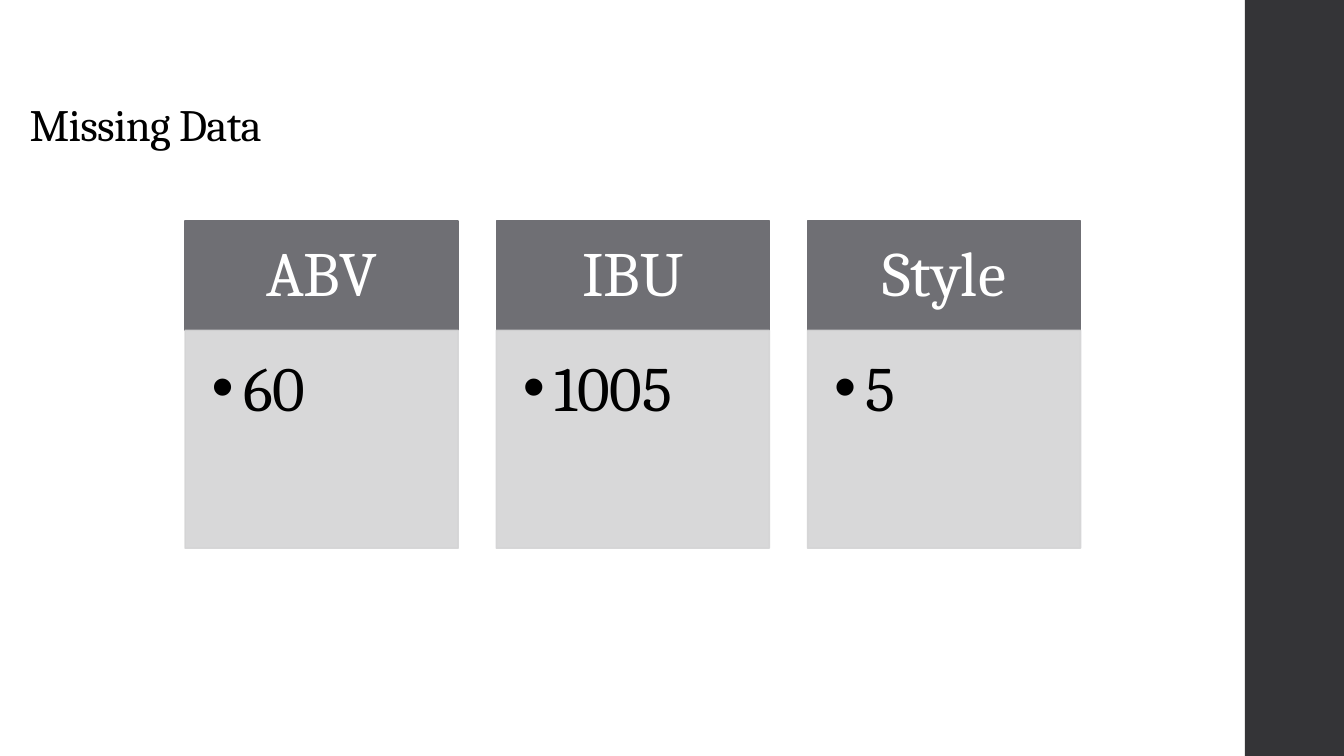
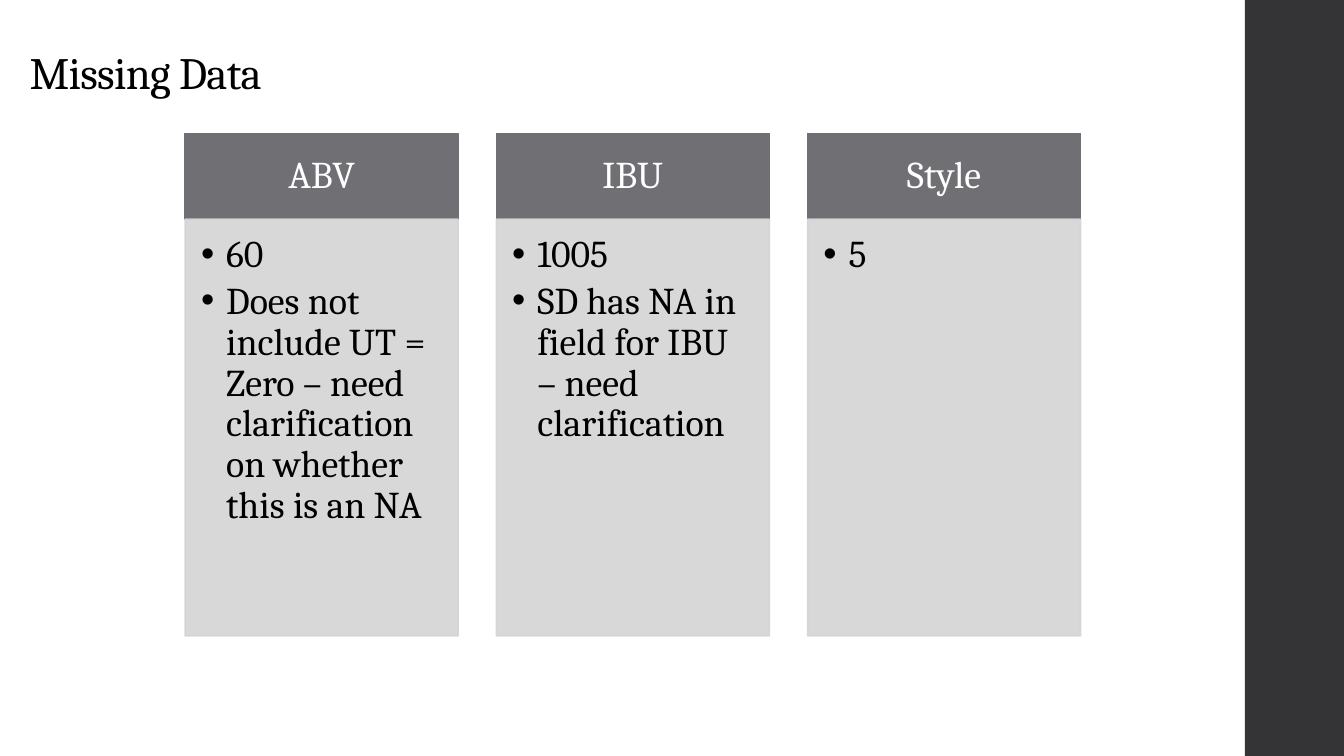
Before and after one commit to atomkins/CaseStudy1, a slide deck: slide 5 of Presentation1.pptx. Drawn at 1344x756 pixels with LibreOffice and Linux fonts; fonts in the diff are those of the drawing. Boxes give left, top, right and bottom in pixels: in the first picture for what was removed or moved away, otherwise in the second. Text is boxed around its words. In the diff, an @@ line names an element or a change of style, - is before the commit and + after.

```diff
--- a/Presentation1.pptx
+++ b/Presentation1.pptx
@@ title "Missing Data": place and size @@
-title "Missing Data" at <box>30,111,262,151</box>
+title "Missing Data" at <box>30,59,262,99</box>
@@ text "ABV": place and size @@
-text "ABV" at <box>266,254,377,296</box>
+text "ABV" at <box>288,163,355,188</box>
@@ rectangle: place and size @@
-rectangle at <box>186,221,459,330</box>
+rectangle at <box>186,133,459,219</box>
@@ text "IBU": place and size @@
-text "IBU" at <box>582,254,683,297</box>
+text "IBU" at <box>602,163,663,188</box>
@@ rectangle: place and size @@
-rectangle at <box>496,221,769,330</box>
+rectangle at <box>496,133,769,219</box>
@@ size 45 to 27 pt; less space between paragraphs in 3 elements at <box>288,163,355,188</box>, <box>602,163,663,188</box>, <box>907,162,981,196</box> @@
@@ text "Style": place and size @@
-text "Style" at <box>882,252,1006,310</box>
+text "Style" at <box>907,162,981,196</box>
@@ rectangle: place and size @@
-rectangle at <box>808,221,1081,330</box>
+rectangle at <box>808,133,1081,219</box>
@@ rectangle: place and size @@
-rectangle at <box>186,331,459,548</box>
+rectangle at <box>186,220,459,636</box>
@@ rectangle: place and size @@
-rectangle at <box>496,331,769,548</box>
+rectangle at <box>496,220,769,636</box>
@@ text "5": place and size @@
-text "5" at <box>866,368,896,412</box>
+text "5" at <box>849,241,867,268</box>
@@ text "5" at <box>849,241,867,268</box>: size 45 to 27 pt; indent changed; less space between paragraphs @@
@@ rectangle: place and size @@
-rectangle at <box>808,331,1081,548</box>
+rectangle at <box>808,220,1081,636</box>
@@ text added at <box>226,241,422,519</box>, 27 pt, text #000000 @@
+  • 60
+  • Does not include UT = Zero – need clarification on whether this is an NA
@@ text added at <box>537,241,737,437</box>, 27 pt, text #000000 @@
+  • 1005
+  • SD has NA in field for IBU – need clarification
@@ text removed at <box>243,368,305,412</box> @@
-  • 60
@@ text removed at <box>554,368,672,412</box> @@
-  • 1005
```
Also in this commit, not shown: 1 other slide changed, 2 slides added, 1 slide removed, 6 other files.
